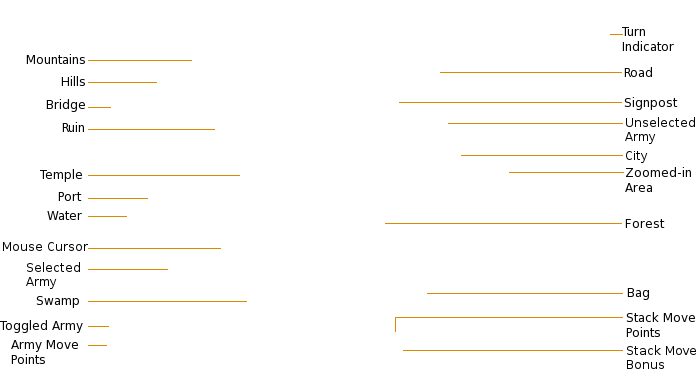
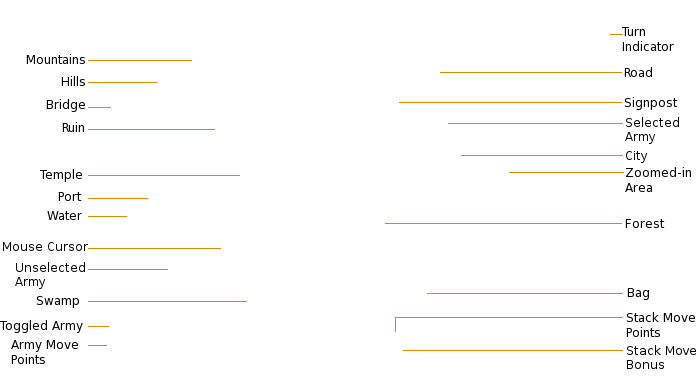
Before/after of a 700 × 391 layered artwork. What changed in the layer stack:
renamed "Unselected ... #1" to "Selected ...", painted on it over [626,117,695,127]
renamed "Selected ..." to "Unselected ...", painted on it over [15,262,85,289]
